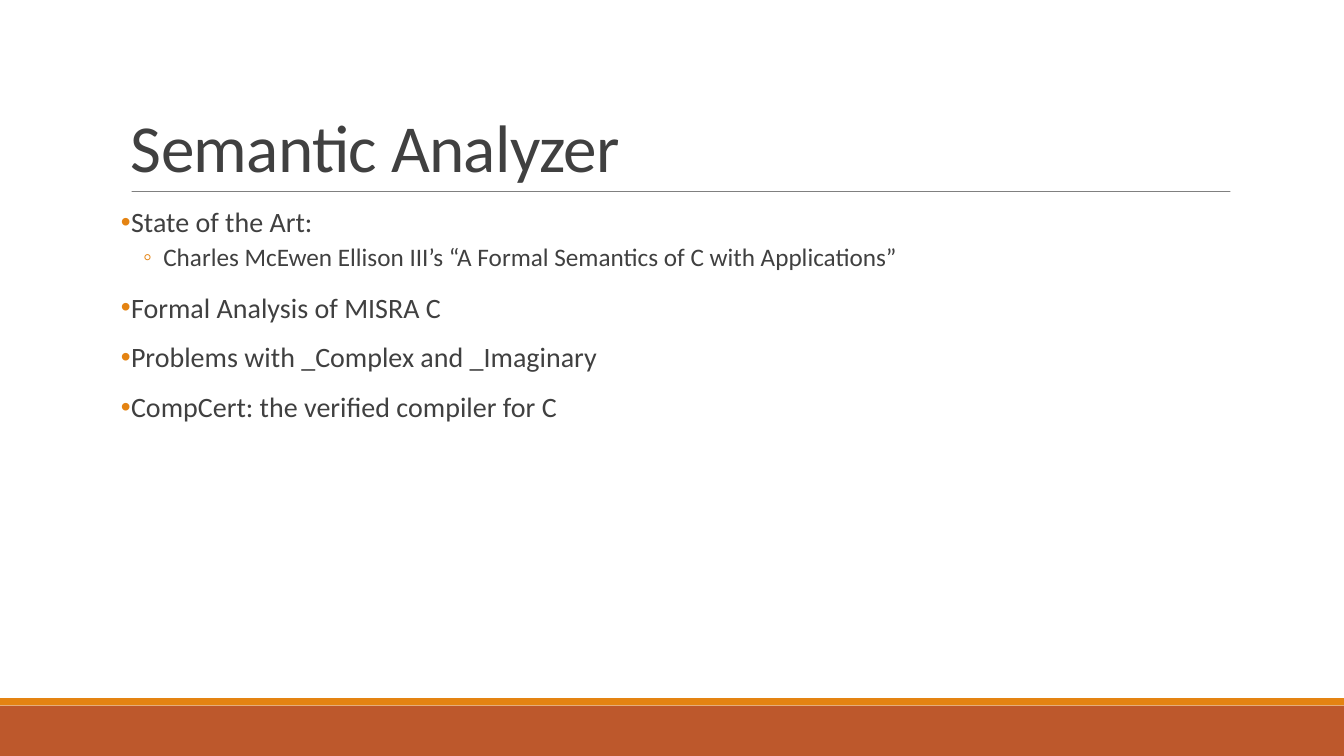
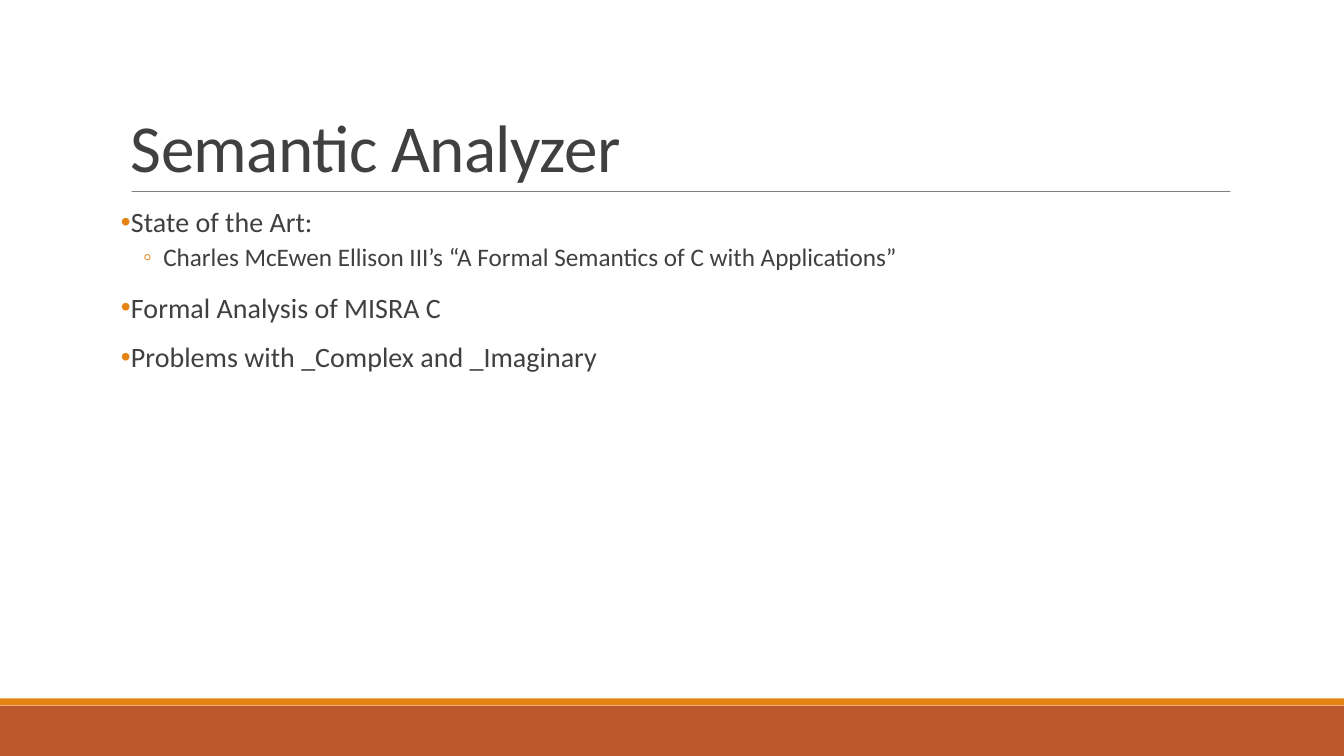
Before and after one commit to fenyvesr/kutmod, a slide deck: slide 5 of Article/Article.pptx. Drawn at 1344x756 pixels with LibreOffice and Linux fonts; fonts in the diff are those of the drawing. Boxes give left, top, right and bottom in pixels: in the first picture for what was removed or moved away, otherwise in the second. Text is boxed around its words. In the diff, an @@ line names an element or a change of style, - is before the commit and + after.

```diff
--- a/Article/Article.pptx
+++ b/Article/Article.pptx
@@ text at [131,397,557,422]: paragraph removed @@
-• CompCert: the verified compiler for C
```
Also in this commit, not shown: 1 other slide changed, 1 slide added, 1 slide removed.
